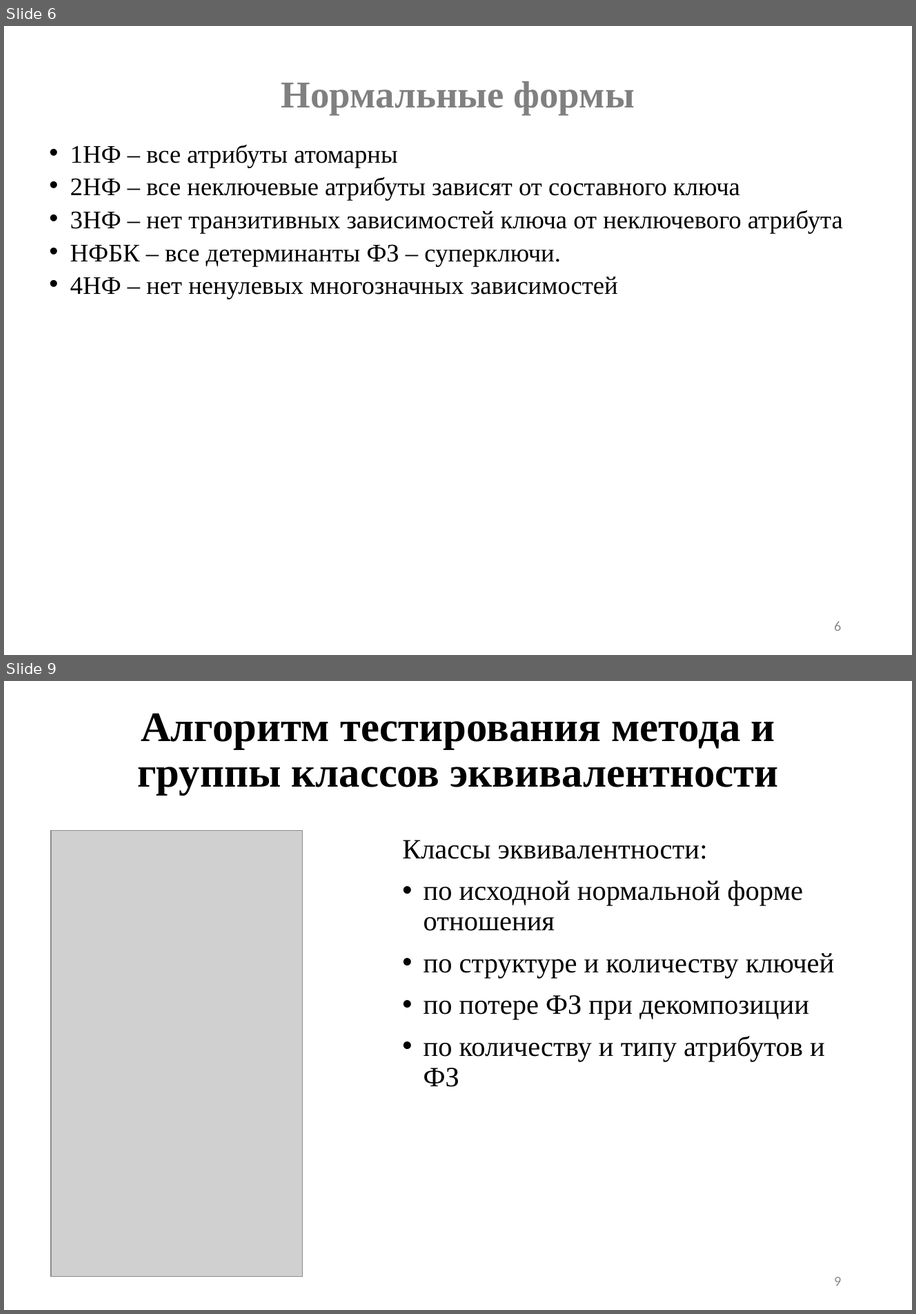
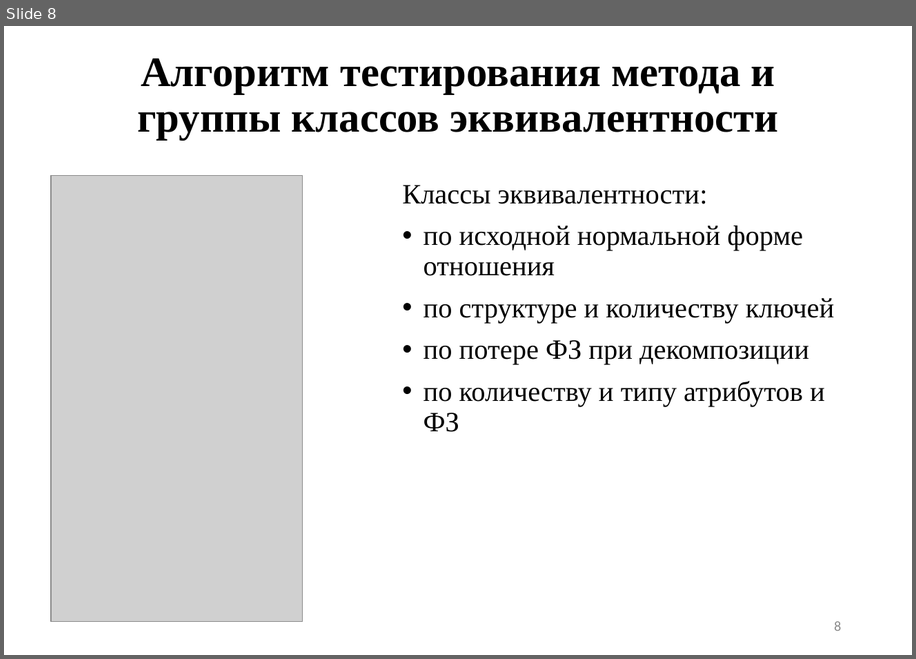
Before and after one commit to sampletext117/auto_normalization, a slide deck: main.pptx. Shown one above the other, each under a label of ours: slides 6 and 9 before the commit, slide 8 after it; the slides between them are not shown. The pictures are 916x1314 and 916x659 pixels, drawn with LibreOffice and Linux fonts; fonts in the diff are those of the drawing; grey boxes stand for pictures. Boxes give left, top, right and bottom in pixels: in the first picture for what was removed or moved away, otherwise in the second. Text is boxed around its words. In the diff, an @@ line names an element or a change of style, - is before the commit and + after.

```diff
--- a/main.pptx
+++ b/main.pptx
@@ slide 6 removed at [4,26,912,655], background #FFFFFF @@
@@ title removed at [281,81,635,115] @@
-Нормальные формы
@@ text removed at [70,145,843,299] @@
-• 1НФ – все атрибуты атомарны
-• 2НФ – все неключевые атрибуты зависят от составного ключа
-• 3НФ – нет транзитивных зависимостей ключа от неключевого атрибута
-• НФБК – все детерминанты ФЗ – суперключи.
-• 4НФ – нет ненулевых многозначных зависимостей
@@ page number removed at [834,621,841,630] @@
-6
@@ what was slide 9 is now slide 8 @@
@@ page number at [834,621,841,630]: text changed @@
-9
+8
```
Also in this commit, not shown: 5 slides changed, 4 slides added, 4 other slides removed, 6 other files.
